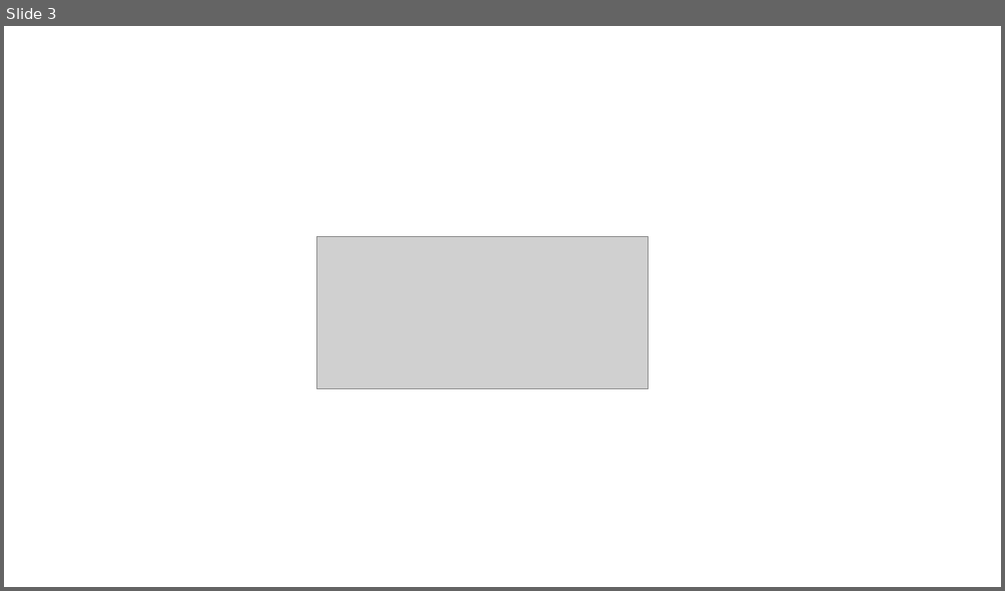
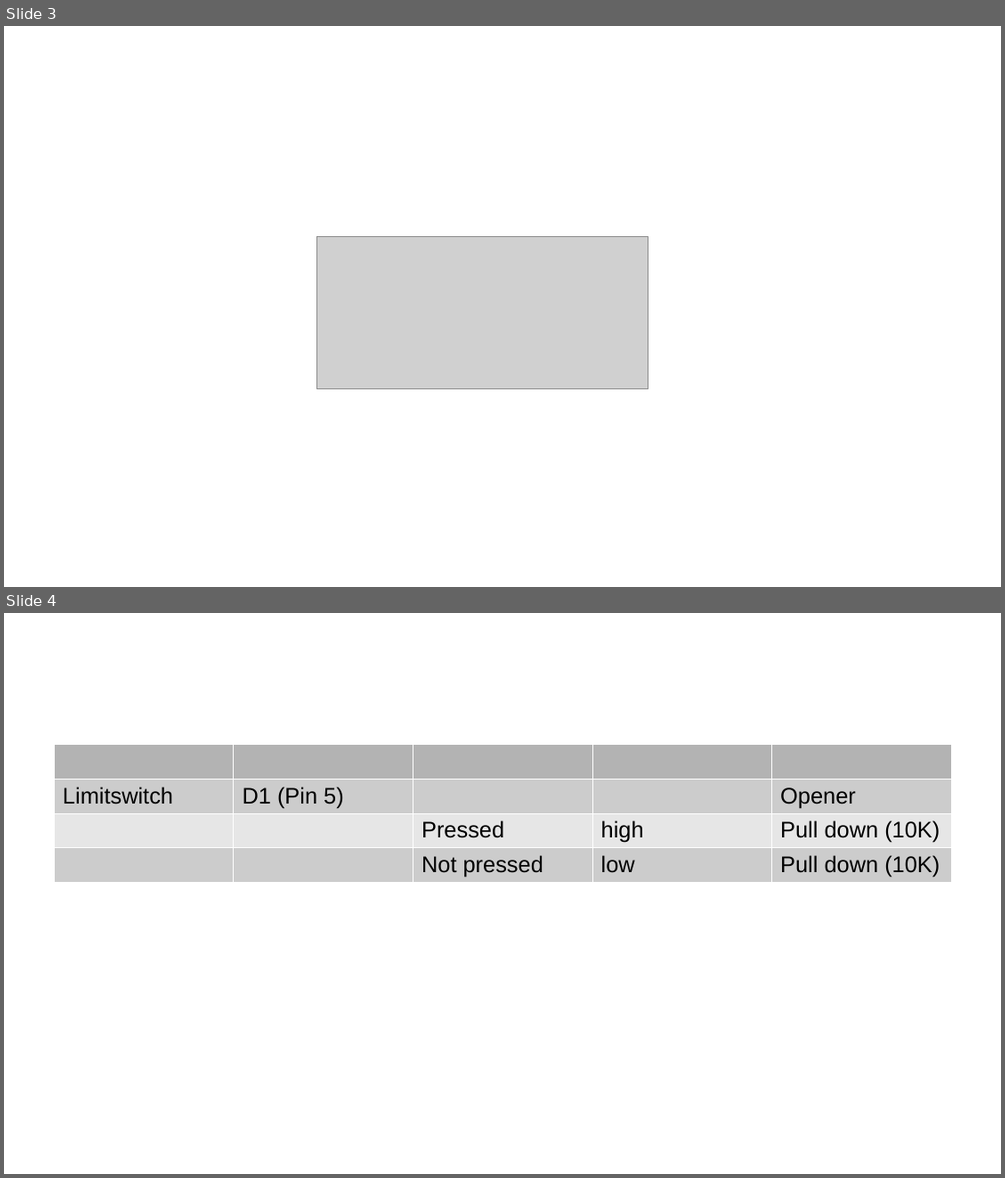
Before and after one commit to dk9mbs/Rotor, a slide deck: docs/Manual.odp. Shown one above the other, each under a label of ours: slide 3 before the commit, slides 3 and 4 after it. The pictures are 1005x591 and 1005x1178 pixels, drawn with LibreOffice and Linux fonts; fonts in the diff are those of the drawing; grey boxes stand for pictures. Boxes give left, top, right and bottom in pixels: in the first picture for what was removed or moved away, otherwise in the second. Text is boxed around its words. In the diff, an @@ line names an element or a change of style, - is before the commit and + after.

```diff
--- a/docs/Manual.odp
+++ b/docs/Manual.odp
@@ slide 4 added at box(4, 613, 1001, 1174), background #FFFFFF @@
@@ table added at box(54, 744, 950, 883), 4 rows, 5 columns @@
+ |  |  |  | 
+Limitswitch | D1 (Pin 5) |  |  | Opener
+ |  | Pressed | high | Pull down (10K)
+ |  | Not pressed | low | Pull down (10K)
```
Also in this commit, not shown: 1 other slide added, 5 other files.
